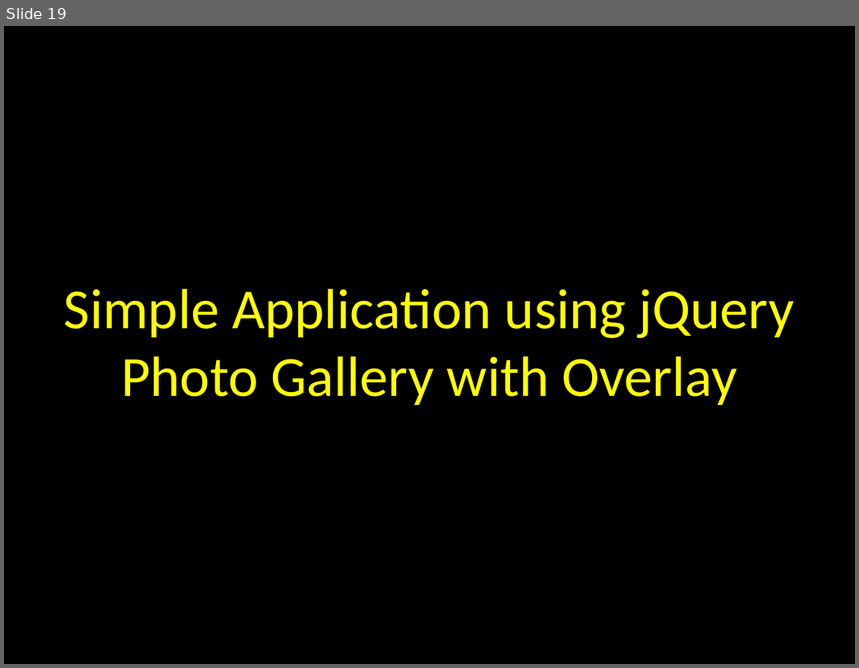
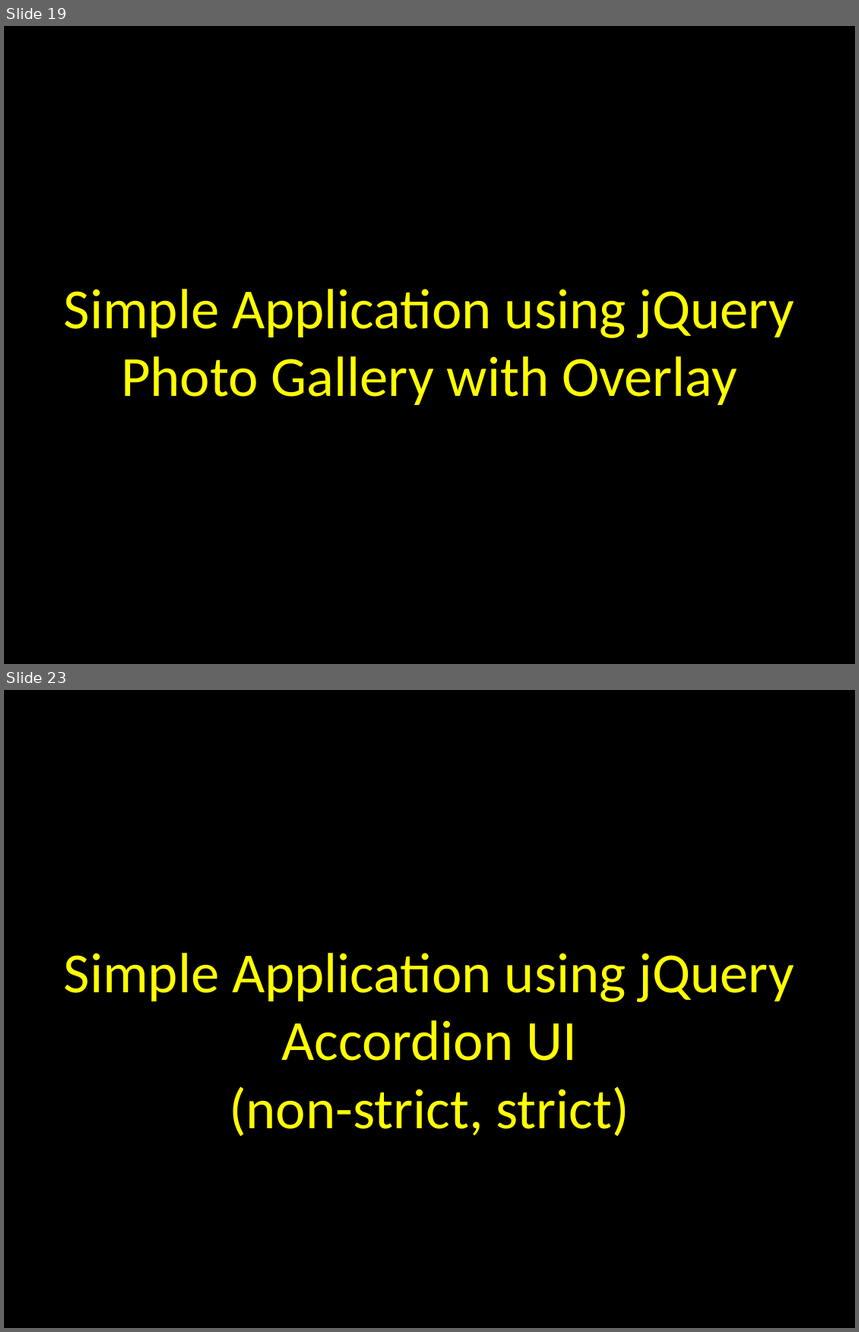
Before and after one commit to elloraCpe/courses, a slide deck: CPEE1/jQuery.pptx. Shown one above the other, each under a label of ours: slide 19 before the commit, slides 19 and 23 after it; the slides between them are not shown. The pictures are 859x668 and 859x1332 pixels, drawn with LibreOffice and Linux fonts; fonts in the diff are those of the drawing. Boxes give left, top, right and bottom in pixels: in the first picture for what was removed or moved away, otherwise in the second. Text is boxed around its words. In the diff, an @@ line names an element or a change of style, - is before the commit and + after.

```diff
--- a/CPEE1/jQuery.pptx
+++ b/CPEE1/jQuery.pptx
@@ slide 23 added at (4, 690, 855, 1328), background #000000 @@
@@ text added at (64, 953, 794, 1136), 48 pt, text #FFFF00 @@
+Simple Application using jQuery
+Accordion UI
+(non-strict, strict)
```
Also in this commit, not shown: 3 other slides added, 21 other files.
